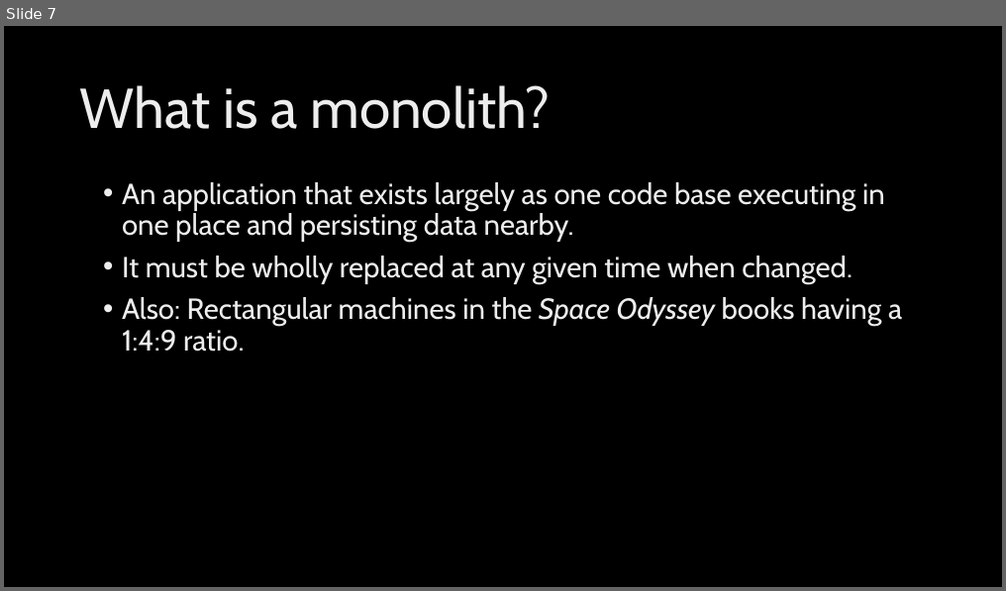
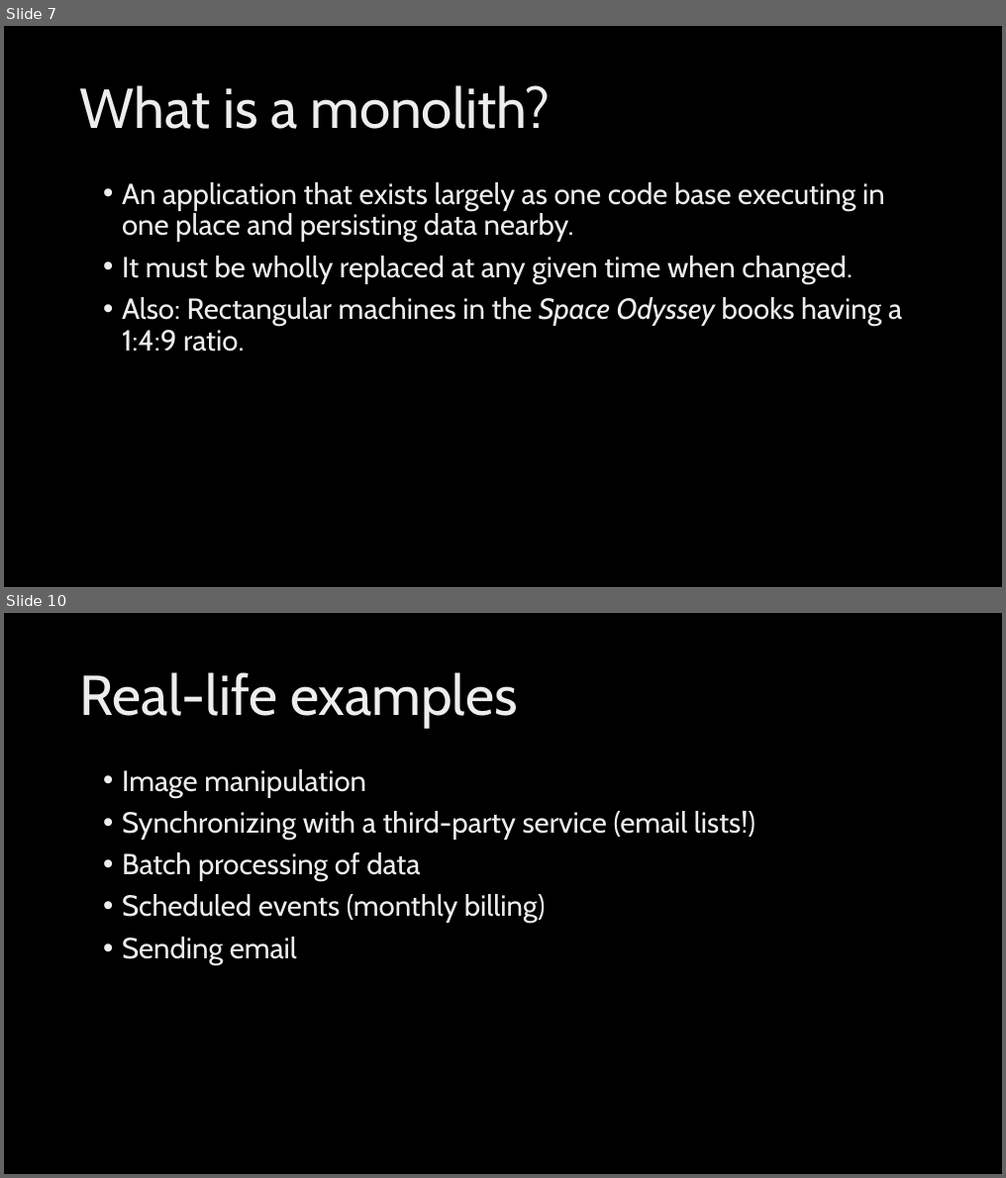
Before and after one commit to jeffputz/presentations, a slide deck: Breaking the Monolith.pptx. Shown one above the other, each under a label of ours: slide 7 before the commit, slides 7 and 10 after it; the slides between them are not shown. The pictures are 1006x591 and 1006x1178 pixels, drawn with LibreOffice and Linux fonts; fonts in the diff are those of the drawing; background and template pictures are left out. Boxes give left, top, right and bottom in pixels: in the first picture for what was removed or moved away, otherwise in the second. Text is boxed around its words. In the diff, an @@ line names an element or a change of style, - is before the commit and + after.

```diff
--- a/Breaking the Monolith.pptx
+++ b/Breaking the Monolith.pptx
@@ slide 10 added at bbox=[4, 613, 1002, 1174], background picture (left out) @@
@@ title added at bbox=[80, 672, 518, 728], 54 pt, text gradient #BFBFBF to #EDEDED to #FFFFFF @@
+Real-life examples
@@ text added at bbox=[122, 769, 755, 965], 28 pt, text gradient #BFBFBF to #EDEDED to #FFFFFF @@
+• Image manipulation
+• Synchronizing with a third-party service (email lists!)
+• Batch processing of data
+• Scheduled events (monthly billing)
+• Sending email
```
Also in this commit, not shown: 1 slide changed, 6 other slides added.
